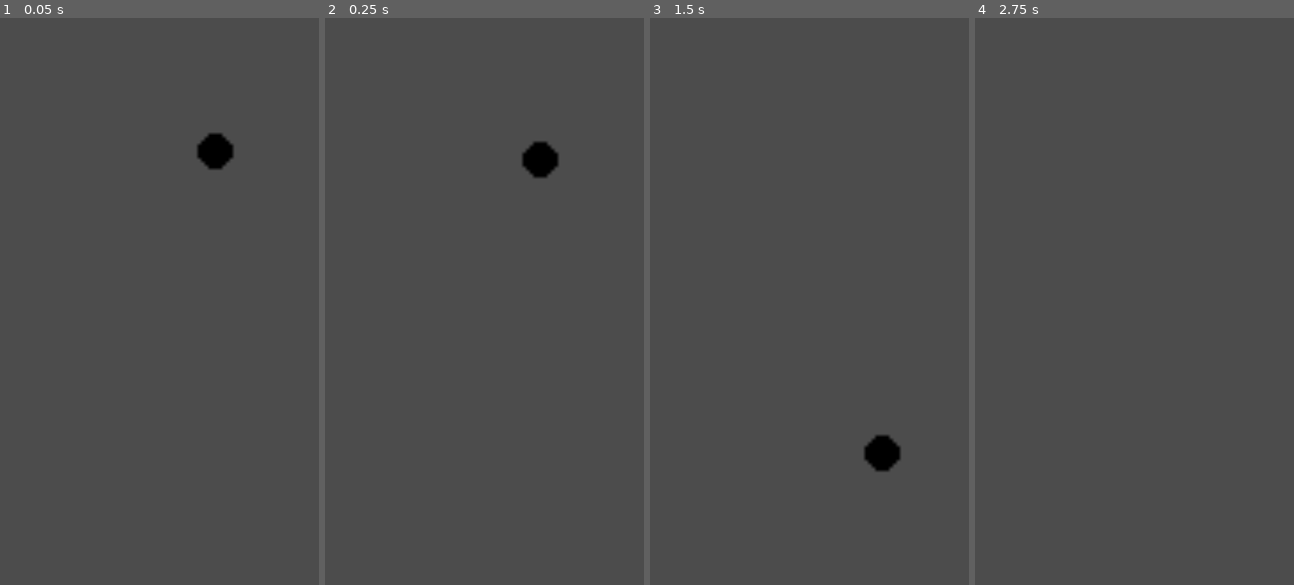
Above: before the commit, frames 1-4 (left to right).
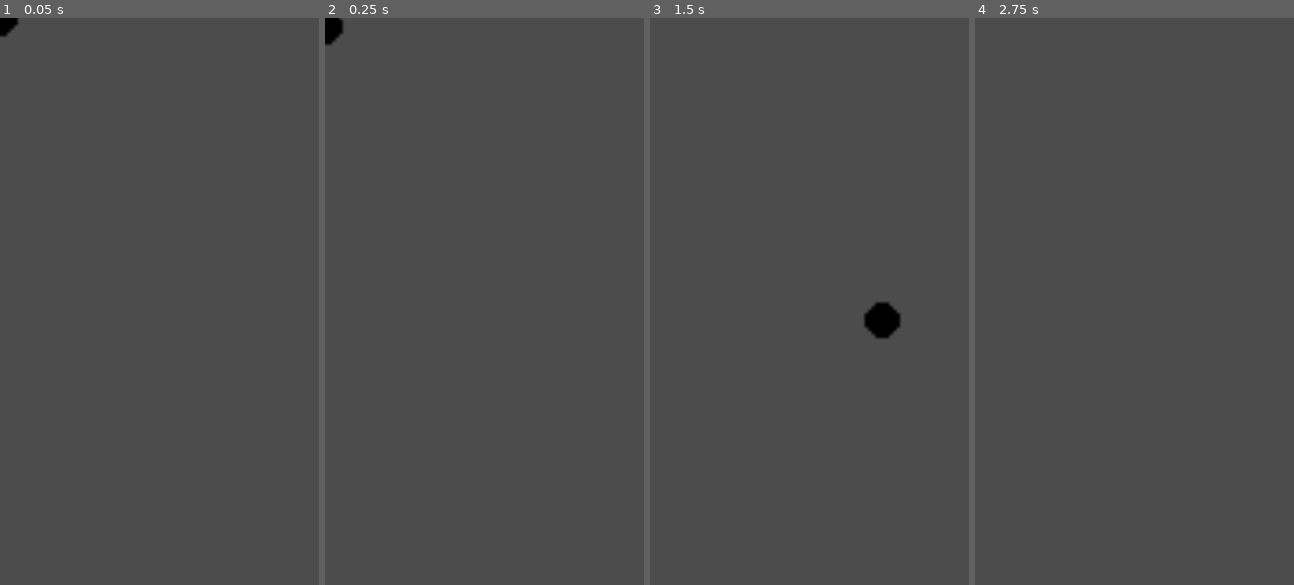
Above: after the commit, the same moments.

Repository: fralcalde/RapidRoll
Game: Godot game, scene res://Scenes/Player.tscn
The game is run twice, just before and just after one commit, with the same random seed, the same clock (stepped at 60 frames per second) and the same inputs.
Inputs:
- Up to frame 1 (0.05 s): no input
- Up to frame 2 (0.25 s): no input
- Up to frame 3 (1.5 s): hold Right (ui_right) 0.53-1.28 s; hold Left (ui_left) from 1.28 s (still down)
- Up to frame 4 (2.75 s): release Left (ui_left) at 2.03 s; hold Right (ui_right) from 2.03 s (still down)

The runs differ from the first frame. In frame 1, 0.7% of the frame differs, in the area x 0-74%, y 0-27%; in frame 2, 0.8%; in frame 3, 1.1%, in the area x 66-79%, y 50-80%; in frame 4, nothing differs.

Commit message:
Se agregaron plataformas y lógica de las mismas

Diff:
--- /dev/null
+++ b/Scenes/Main.tscn
@@ -0,0 +1,21 @@
+[gd_scene load_steps=4 format=2]
+
+[ext_resource path="res://Scenes/Player.tscn" type="PackedScene" id=1]
+[ext_resource path="res://Scenes/PlatformsSpawner.tscn" type="PackedScene" id=2]
+[ext_resource path="res://Imagenes/Pinchos.png" type="Texture" id=3]
+
+[node name="Main" type="Node2D"]
+
+[node name="Player" parent="." instance=ExtResource( 1 )]
+position = Vector2( 240, -71 )
+
+[node name="PlatformsSpawner" parent="." instance=ExtResource( 2 )]
+
+[node name="Sprite" type="Sprite" parent="."]
+position = Vector2( 354, 16 )
+rotation = 3.14159
+scale = Vector2( 22, 1 )
+texture = ExtResource( 3 )
+__meta__ = {
+"_edit_group_": true
+}
--- /dev/null
+++ b/Scenes/Plataforma.tscn
@@ -0,0 +1,22 @@
+[gd_scene load_steps=4 format=2]
+
+[ext_resource path="res://Scripts/Plataforma.gd" type="Script" id=1]
+[ext_resource path="res://Imagenes/Barra.png" type="Texture" id=2]
+
+[sub_resource type="RectangleShape2D" id=1]
+extents = Vector2( 16, 5.5 )
+
+[node name="Plataforma" type="StaticBody2D"]
+scale = Vector2( 4, 2 )
+collision_mask = 0
+script = ExtResource( 1 )
+__meta__ = {
+"_edit_group_": true
+}
+
+[node name="Sprite" type="Sprite" parent="."]
+texture = ExtResource( 2 )
+
+[node name="CollisionShape2D" type="CollisionShape2D" parent="."]
+position = Vector2( 0, -0.5 )
+shape = SubResource( 1 )
--- /dev/null
+++ b/Scenes/Plataforma_Con_Pinchos.tscn
@@ -0,0 +1,18 @@
+[gd_scene load_steps=4 format=2]
+
+[ext_resource path="res://Scripts/Plataforma.gd" type="Script" id=1]
+[ext_resource path="res://Imagenes/Barra_con_pinchos.png" type="Texture" id=2]
+
+[sub_resource type="RectangleShape2D" id=1]
+extents = Vector2( 16, 7.5 )
+
+[node name="Plataforma_Con_Pinchos" type="StaticBody2D"]
+scale = Vector2( 4, 2 )
+script = ExtResource( 1 )
+
+[node name="Sprite" type="Sprite" parent="."]
+texture = ExtResource( 2 )
+
+[node name="CollisionShape2D" type="CollisionShape2D" parent="."]
+position = Vector2( 0, -2.5 )
+shape = SubResource( 1 )
--- /dev/null
+++ b/Scenes/PlatformsSpawner.tscn
@@ -0,0 +1,15 @@
+[gd_scene load_steps=4 format=2]
+
+[ext_resource path="res://Scripts/PlatformsSpawner.gd" type="Script" id=1]
+[ext_resource path="res://Scenes/Plataforma.tscn" type="PackedScene" id=2]
+[ext_resource path="res://Scenes/Plataforma_Con_Pinchos.tscn" type="PackedScene" id=3]
+
+[node name="PlatformsSpawner" type="Node"]
+script = ExtResource( 1 )
+platforms = [ ExtResource( 2 ), ExtResource( 3 ) ]
+
+[node name="Timer" type="Timer" parent="."]
+wait_time = 0.3
+autostart = true
+
+[connection signal="timeout" from="Timer" to="." method="_on_Timer_timeout"]
--- a/Scenes/Player.tscn
+++ b/Scenes/Player.tscn
@@ -15,8 +15,8 @@
 } ]
 
 [node name="Player" type="KinematicBody2D"]
-position = Vector2( 243, 150 )
 scale = Vector2( 4, 4 )
+collision_layer = 0
 script = ExtResource( 1 )
 __meta__ = {
 "_edit_group_": true
--- /dev/null
+++ b/Scripts/Plataforma.gd
@@ -0,0 +1,18 @@
+class_name Plataforma
+extends StaticBody2D
+
+
+export var speed = 300
+
+
+func _ready():
+	pass # Replace with function body.
+
+
+func _physics_process(delta):
+	position.y -= speed * delta
+	fuera_de_pantalla()
+
+func fuera_de_pantalla():
+	if position.y < 50:
+		queue_free()
--- /dev/null
+++ b/Scripts/PlatformsSpawner.gd
@@ -0,0 +1,28 @@
+extends Node
+
+const SPECIAL_PLATFORM_CHANCE = 50
+
+export(Array) var platforms
+
+func _ready():
+	_spawn_platforms()
+	pass
+
+func _spawn_platforms():
+	randomize()
+	var index
+	var new_platform = platforms[0]
+
+	if rand_range(0,100) > 100 - SPECIAL_PLATFORM_CHANCE:
+		index = int(rand_range(1, platforms.size()-1))
+		new_platform = platforms[index]
+
+	new_platform = new_platform.instance()
+
+	new_platform.position.x = rand_range(0, get_viewport().size.x)
+	new_platform.position.y = get_viewport().size.y
+	add_child(new_platform)
+
+
+func _on_Timer_timeout():
+	_spawn_platforms()
--- a/project.godot
+++ b/project.godot
@@ -7,6 +7,16 @@
 ;   param=value ; assign values to parameters
 
 config_version=4
+
+_global_script_classes=[ {
+"base": "StaticBody2D",
+"class": "Plataforma",
+"language": "GDScript",
+"path": "res://Scripts/Plataforma.gd"
+} ]
+_global_script_class_icons={
+"Plataforma": ""
+}
 
 [application]
 
@@ -42,6 +52,12 @@
  ]
 }
 
+[layer_names]
+
+2d_physics/layer_1="World"
+2d_physics/layer_2="Hitbox/Hurtbox"
+2d_physics/layer_3="Kill Platforms"
+
 [physics]
 
 common/enable_pause_aware_picking=true
